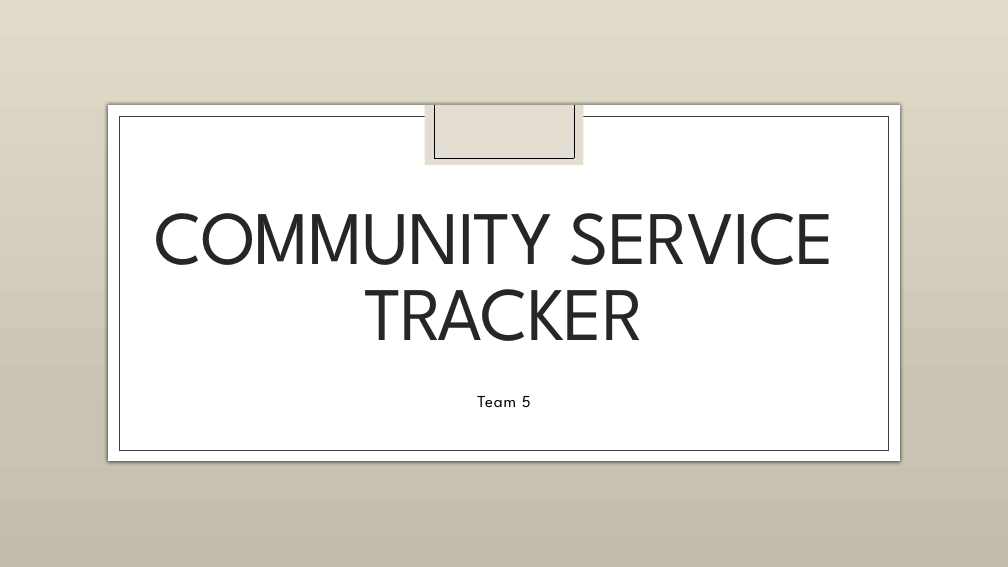
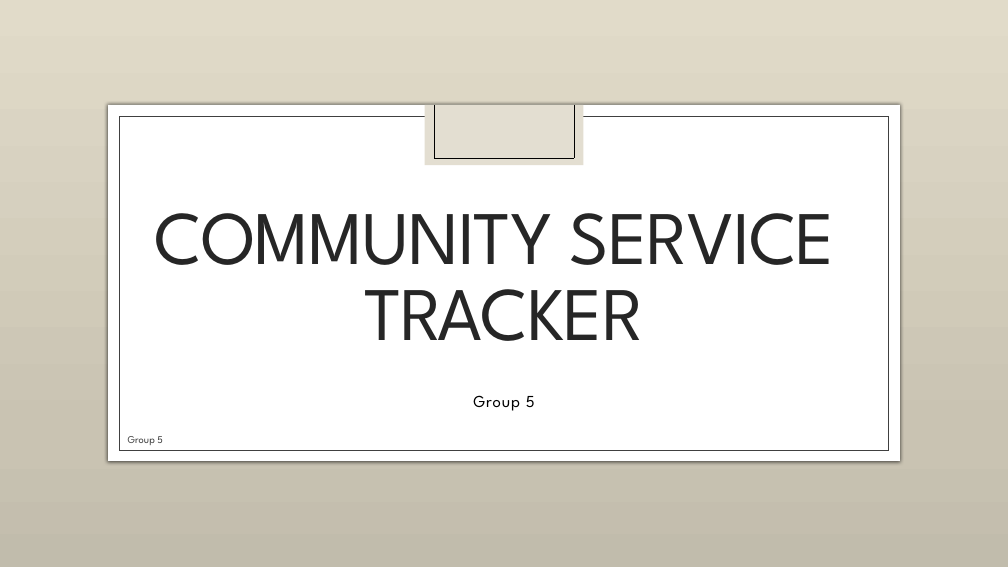
Before and after one commit to rsera/CommunityServiceTracker, a slide deck: slide 1 of Presentation 1.pptx. Drawn at 1008x567 pixels with LibreOffice and Linux fonts; fonts in the diff are those of the drawing; background and template pictures are left out. Boxes give left, top, right and bottom in pixels: in the first picture for what was removed or moved away, otherwise in the second. Text is boxed around its words. In the diff, an @@ line names an element or a change of style, - is before the commit and + after.

```diff
--- a/Presentation 1.pptx
+++ b/Presentation 1.pptx
@@ subtitle at [473,395,535,411]: text changed @@
-Team 5
+Group 5
@@ text added at [128,436,163,445], 10 pt, text #404040 @@
+Group 5
```
Also in this commit, not shown: 6 other slides changed, 11 slides added, 1 slide removed, 2 other files.
